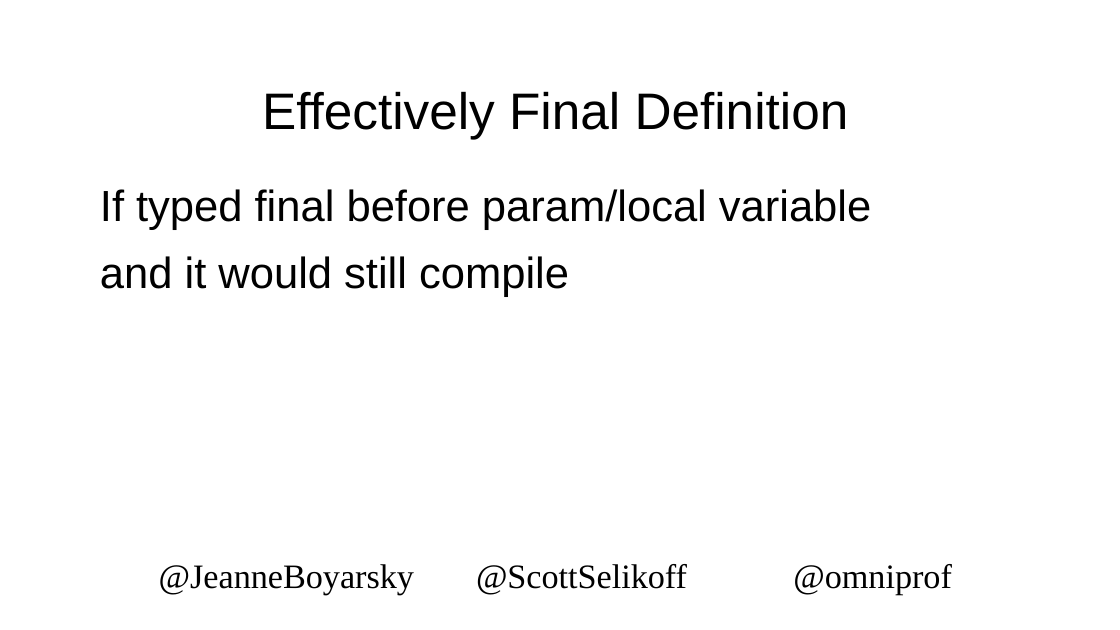
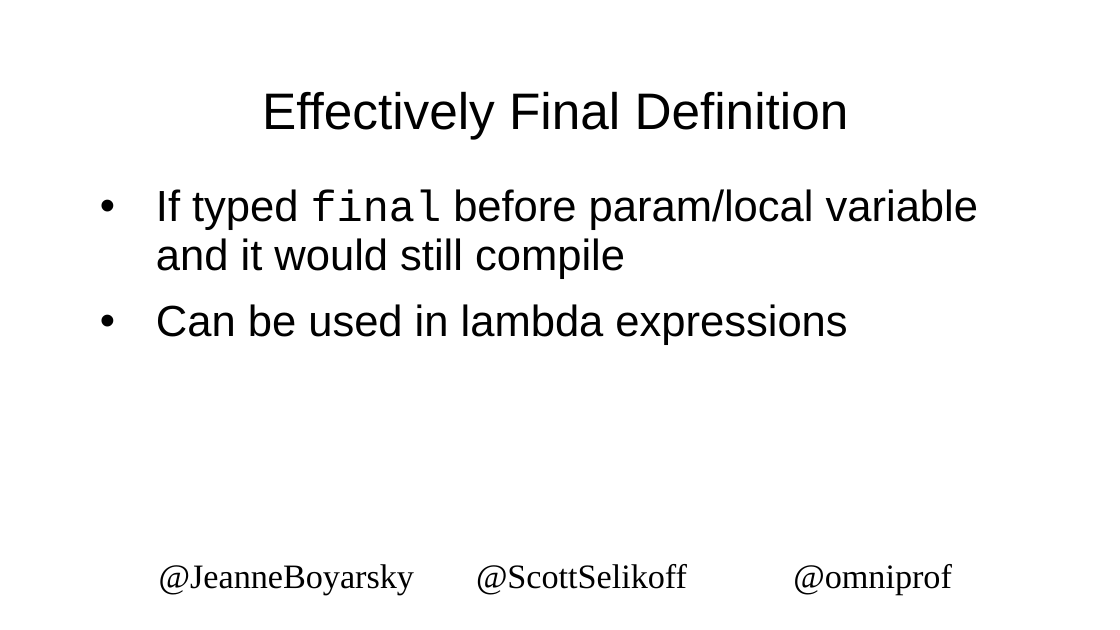
Before and after one commit to boyarsky/2019-oraclecodeone-cert-hol, a slide deck: slide 31 of 2019-OracleCodeOne-HOL.pptx (slide 30 before the commit). Drawn at 1120x630 pixels with LibreOffice and Linux fonts; fonts in the diff are those of the drawing; background and template pictures are left out. Boxes give left, top, right and bottom in pixels: in the first picture for what was removed or moved away, otherwise in the second. Text is boxed around its words. In the diff, an @@ line names an element or a change of style, - is before the commit and + after.

```diff
--- a/2019-OracleCodeOne-HOL.pptx
+++ b/2019-OracleCodeOne-HOL.pptx
@@ text at (x1=156, y1=189, x2=978, y2=345): text changed @@
-If typed final before param/local variable
-and it would still compile
+• If typed final before param/local variable and it would still compile
+• Can be used in lambda expressions
```
Also in this commit, not shown: 33 other slides changed, 1 slide added, 1 other file.
